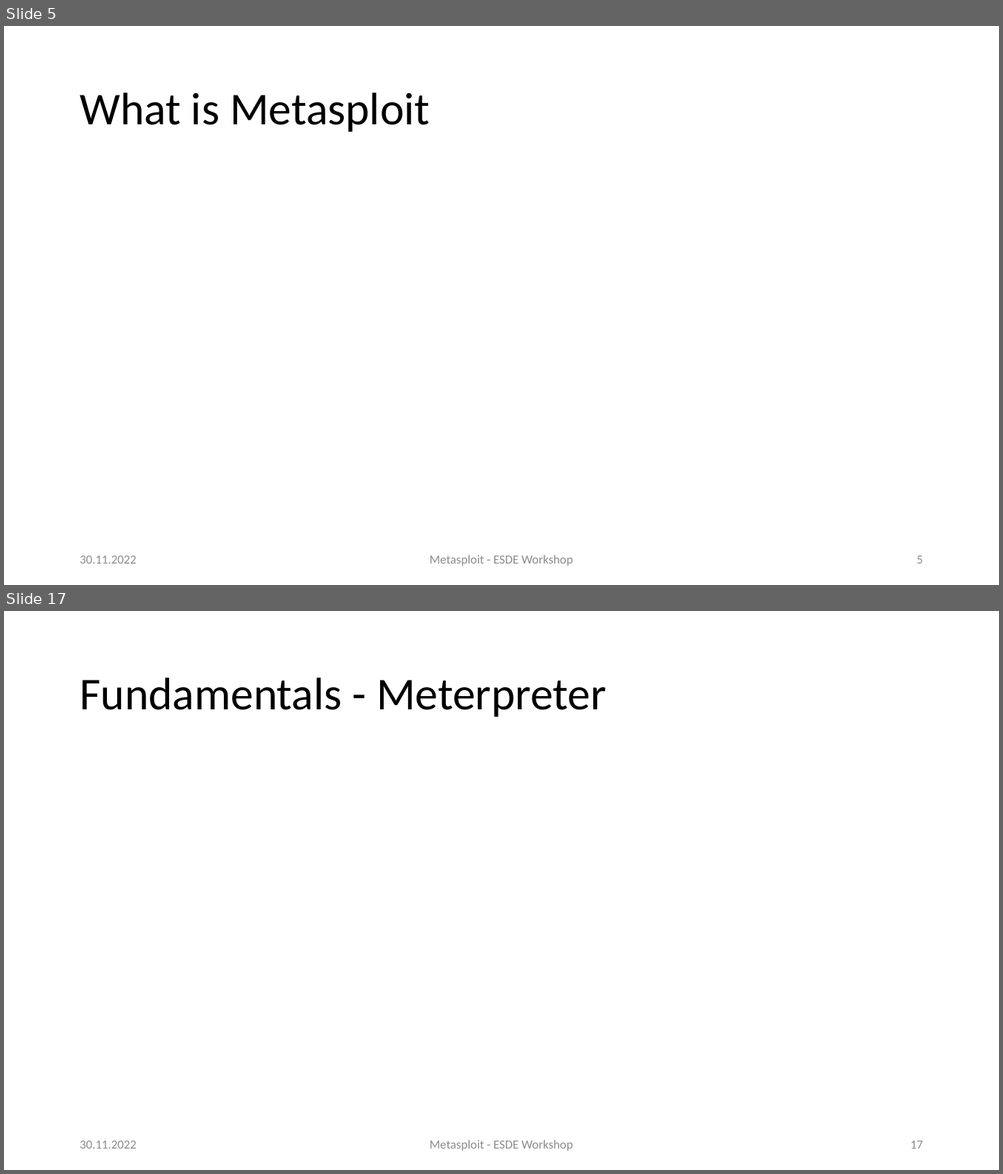
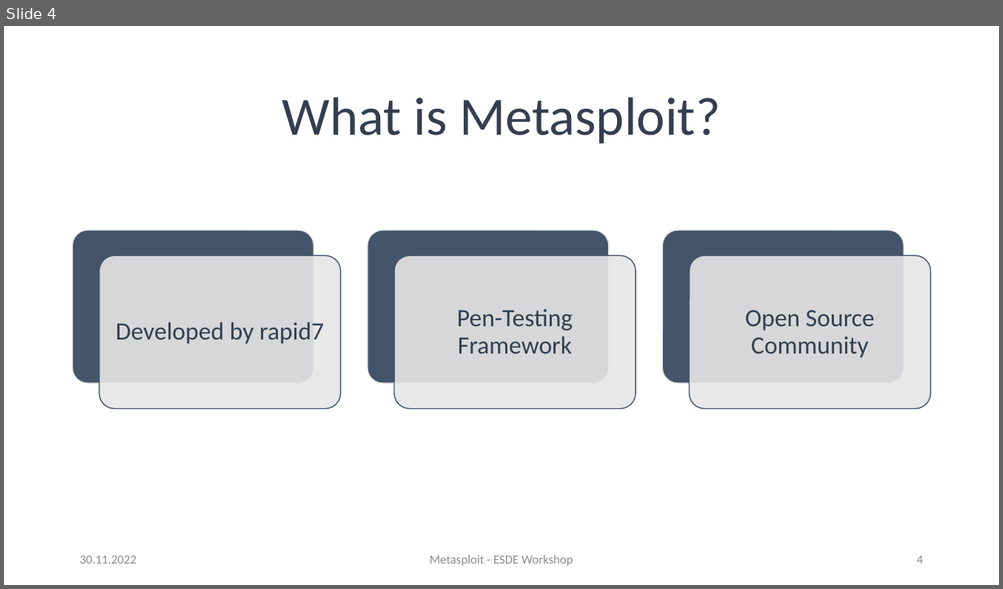
Before and after one commit to sebivenlo/ESDE_Metasploit_2022, a slide deck: presentation.pptx. Shown one above the other, each under a label of ours: slides 5 and 17 before the commit, slide 4 after it; the slides between them are not shown. The pictures are 1003x1174 and 1003x589 pixels, drawn with LibreOffice and Linux fonts; fonts in the diff are those of the drawing. Boxes give left, top, right and bottom in pixels: in the first picture for what was removed or moved away, otherwise in the second. Text is boxed around its words. In the diff, an @@ line names an element or a change of style, - is before the commit and + after.

```diff
--- a/presentation.pptx
+++ b/presentation.pptx
@@ slide 17 removed at [4,611,999,1170], background #FFFFFF @@
@@ title removed at [79,678,606,717] @@
-Fundamentals - Meterpreter
@@ text removed at [79,1141,136,1149] @@
-30.11.2022
@@ text removed at [430,1140,572,1151] @@
-Metasploit - ESDE Workshop
@@ page number removed at [910,1141,922,1149] @@
-17
@@ what was slide 5 is now slide 4 @@
@@ slide 4 changed as well @@
@@ title at [282,97,720,144]: text changed; size 44 to 52 pt; text colour #000000 to #333F50 @@
-What is Metasploit
+What is Metasploit?
@@ group added at [73,230,930,409]: 6 rounded rectangles, 3 texts @@
+Developed by rapid7
+Pen-Testing Framework
+Open Source Community
@@ page number at [916,556,922,564]: text changed @@
-5
+4
```
Also in this commit, not shown: 9 other slides changed, 9 other slides removed.
